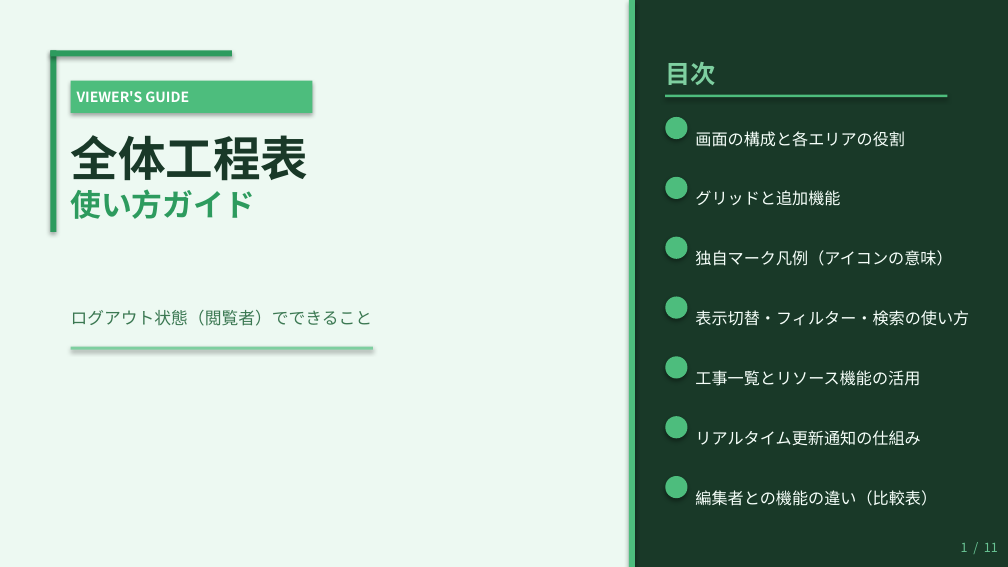
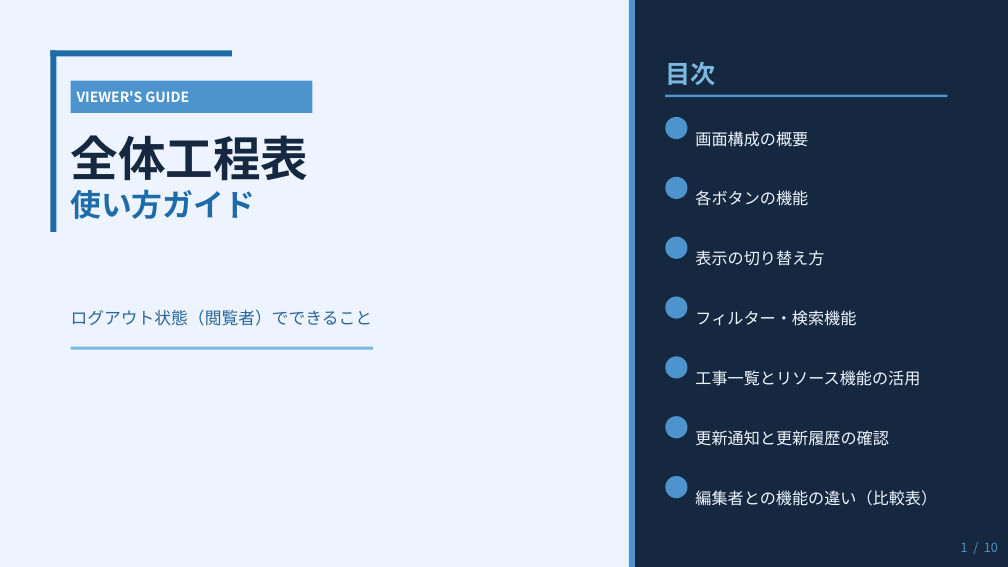
Before and after one commit to kemcokurosaki-oss/gantt-chart, a slide deck: slide 1 of 全体工程表_使い方ガイド（閲覧者向け）_new.pptx. Drawn at 1008x567 pixels with LibreOffice and Linux fonts; fonts in the diff are those of the drawing. Boxes give left, top, right and bottom in pixels: in the first picture for what was removed or moved away, otherwise in the second. Text is boxed around its words. In the diff, an @@ line names an element or a change of style, - is before the commit and + after.

Commit message:
新しいPPTXファイルを追加し、プロジェクトの資料を更新しました。これにより、関連情報の提供が強化されました。

```diff
--- a/全体工程表_使い方ガイド（閲覧者向け）_new.pptx
+++ b/全体工程表_使い方ガイド（閲覧者向け）_new.pptx
@@ background #EDF9F2 to #EEF4FF @@
@@ rectangle at box(635, 0, 1008, 566): fill #193928 to #162840; shadow off @@
@@ rectangle at box(50, 50, 56, 232): fill #2D9B5E to #1E6BAA; shadow off @@
@@ rectangle at box(50, 50, 232, 56): fill #2D9B5E to #1E6BAA; shadow off @@
@@ text "目次" at box(665, 62, 715, 85): text colour #7ECFA0 to #7AB8E0 @@
@@ fill #4DBD7D to #4D94CF; shadow off in 10 elements at box(629, 0, 635, 566), box(665, 95, 948, 98), box(665, 117, 687, 139), box(665, 176, 687, 199), box(665, 237, 687, 259), box(665, 296, 687, 319), box(665, 356, 687, 378), box(665, 416, 687, 438), box(665, 476, 687, 498), box(71, 81, 312, 113) @@
@@ text "全体工程表" at box(71, 135, 309, 219): text colour #193928 to #162840 in "全体工程表"; text colour #2D9B5E to #1E6BAA in "使い方ガイド" @@
@@ text at box(695, 131, 808, 147): text changed; text colour #F6FFFA to #F0F6FF @@
-画面の構成と各エリアの役割
+画面構成の概要
@@ text at box(695, 190, 808, 206): text changed; text colour #F6FFFA to #F0F6FF @@
-グリッドと追加機能
+各ボタンの機能
@@ text at box(695, 250, 824, 266): text changed; text colour #F6FFFA to #F0F6FF @@
-独自マーク凡例（アイコンの意味）
+表示の切り替え方
@@ text "ログアウト状態（閲覧者）でできること" at box(71, 310, 373, 326): text colour #3B7852 to #2A659A @@
@@ text at box(695, 310, 856, 326): text changed; text colour #F6FFFA to #F0F6FF @@
-表示切替・フィルター・検索の使い方
+フィルター・検索機能
@@ rectangle at box(71, 347, 373, 350): fill #7ECFA0 to #7AB8E0; shadow off @@
@@ text "工事一覧とリソース機能の活用" at box(695, 370, 920, 386): text colour #F6FFFA to #F0F6FF @@
@@ text at box(695, 430, 888, 446): text changed; text colour #F6FFFA to #F0F6FF @@
-リアルタイム更新通知の仕組み
+更新通知と更新履歴の確認
@@ text "編集者との機能の違い（比較表）" at box(695, 490, 937, 506): text colour #F6FFFA to #F0F6FF @@
@@ text at box(961, 542, 998, 552): text changed; text colour #68C293 to #5090C8 @@
-1 / 11
+1 / 10
```
Also in this commit, not shown: 9 other slides changed.
